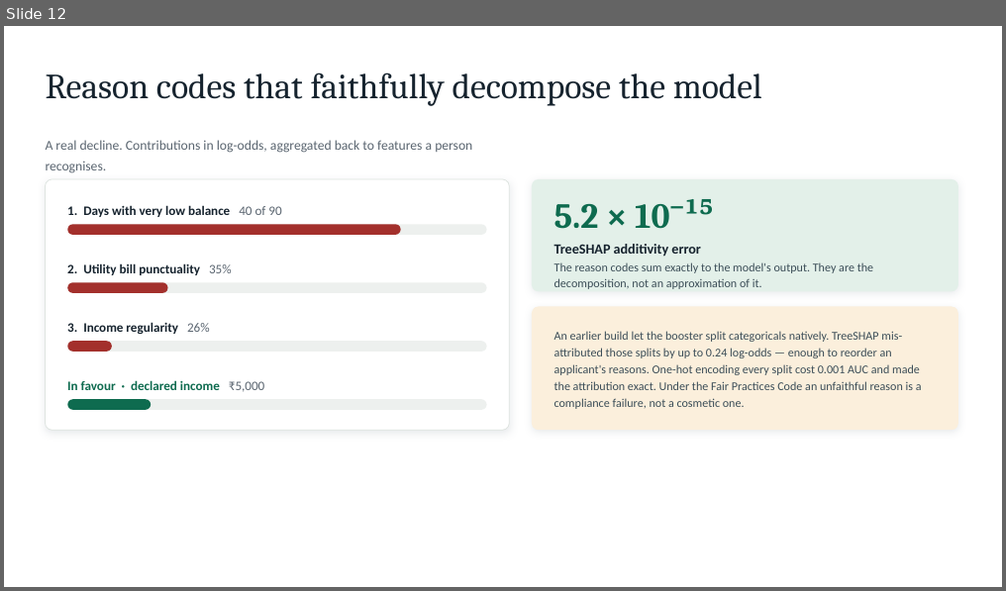
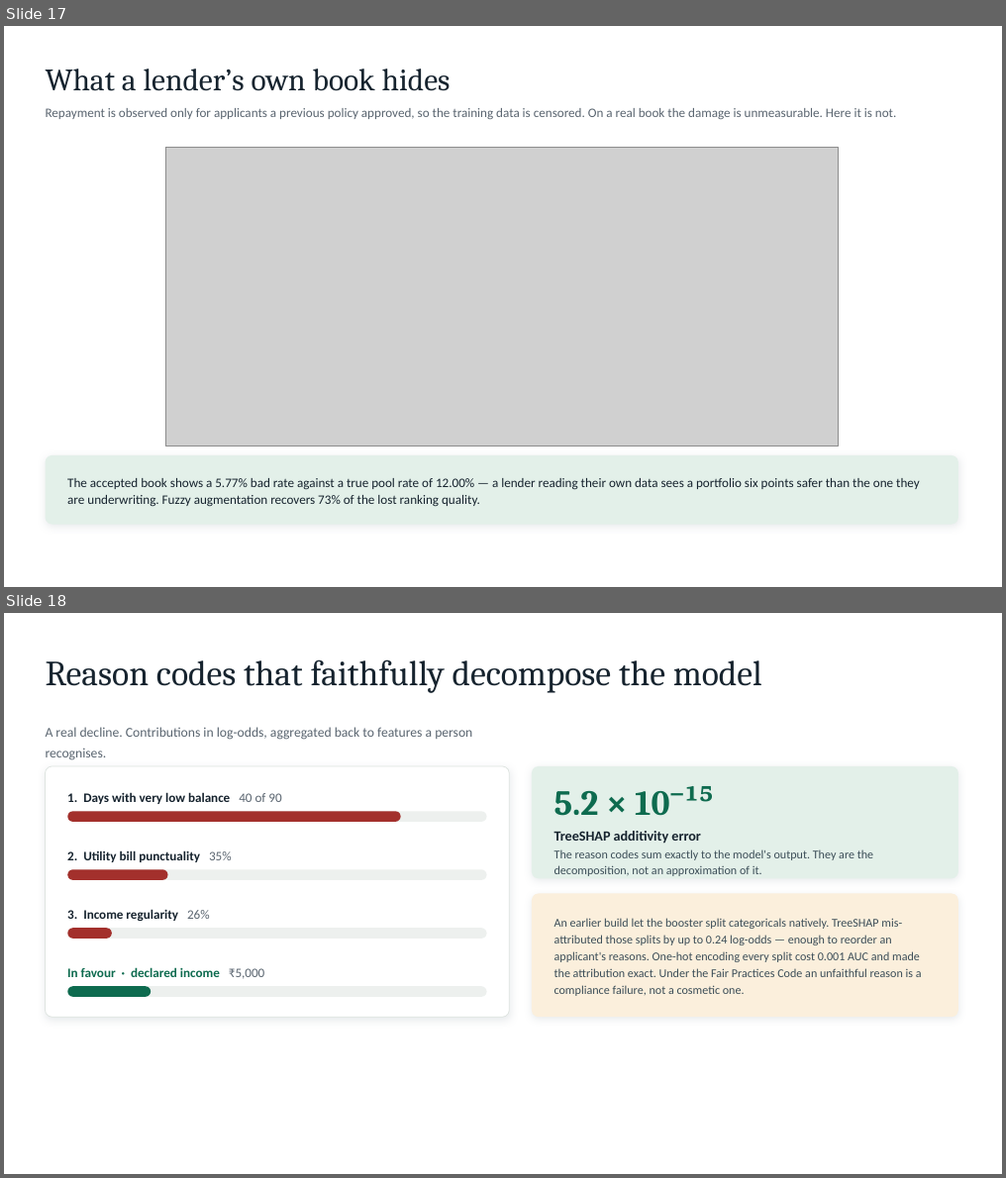
Before and after one commit to Nishantttt-ui/pratyaya, a slide deck: docs/Pratyaya-Synchrony-Hackathon.pptx. Shown one above the other, each under a label of ours: slide 12 before the commit, slides 17 and 18 after it. The pictures are 1006x591 and 1006x1178 pixels, drawn with LibreOffice and Linux fonts; fonts in the diff are those of the drawing; grey boxes stand for pictures. Boxes give left, top, right and bottom in pixels: in the first picture for what was removed or moved away, otherwise in the second. Text is boxed around its words. In the diff, an @@ line names an element or a change of style, - is before the commit and + after.

```diff
--- a/docs/Pratyaya-Synchrony-Hackathon.pptx
+++ b/docs/Pratyaya-Synchrony-Hackathon.pptx
@@ slide 17 added at <box>4,26,1002,587</box>, background #FFFFFF @@
@@ text added at <box>46,69,450,91</box>, 30 pt, text #16232E @@
+What a lender’s own book hides
@@ text added at <box>46,108,896,119</box>, 12.5 pt, text #5A6570 @@
+Repayment is observed only for applicants a previous policy approved, so the training data is censored. On a real book the damage is unmeasurable. Here it is not.
@@ picture added at <box>165,148,839,447</box> @@
@@ rounded rectangle added at <box>46,456,958,525</box>, fill #E3F0E9 @@
@@ text added at <box>67,478,920,507</box>, 12.5 pt, text #16232E @@
+The accepted book shows a 5.77% bad rate against a true pool rate of 12.00% — a lender reading their own data sees a portfolio six points safer than the one they are underwriting. Fuzzy augmentation recovers 73% of the lost ranking quality.
@@ what was slide 12 is now slide 18 @@
```
Also in this commit, not shown: 10 other slides added, 1 slide removed, 12 other files.
